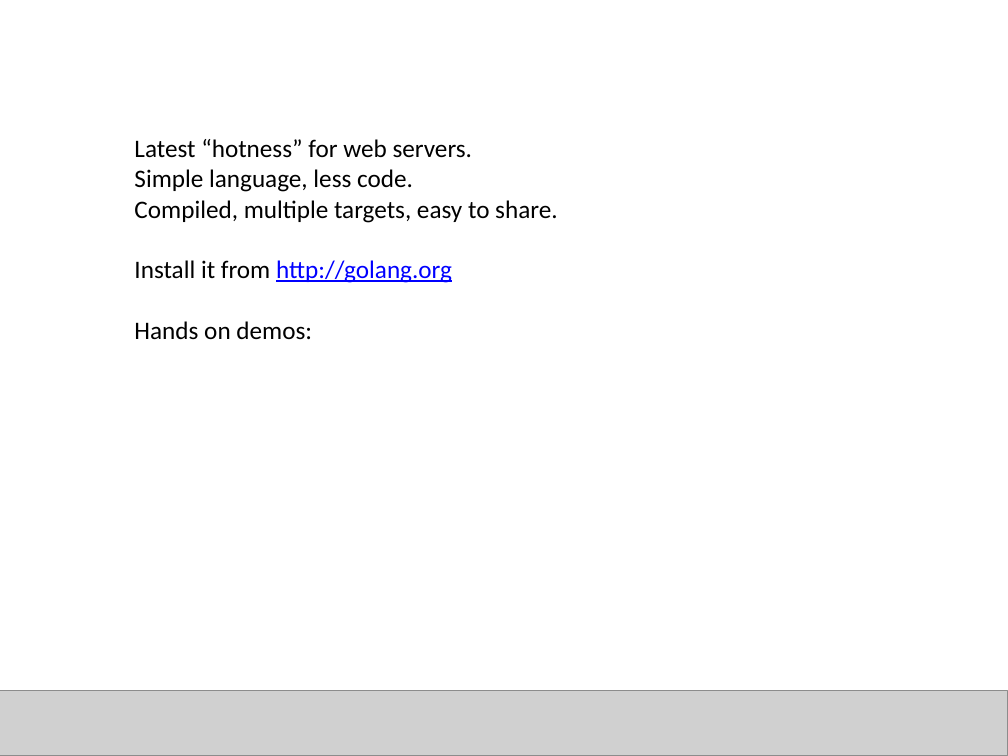
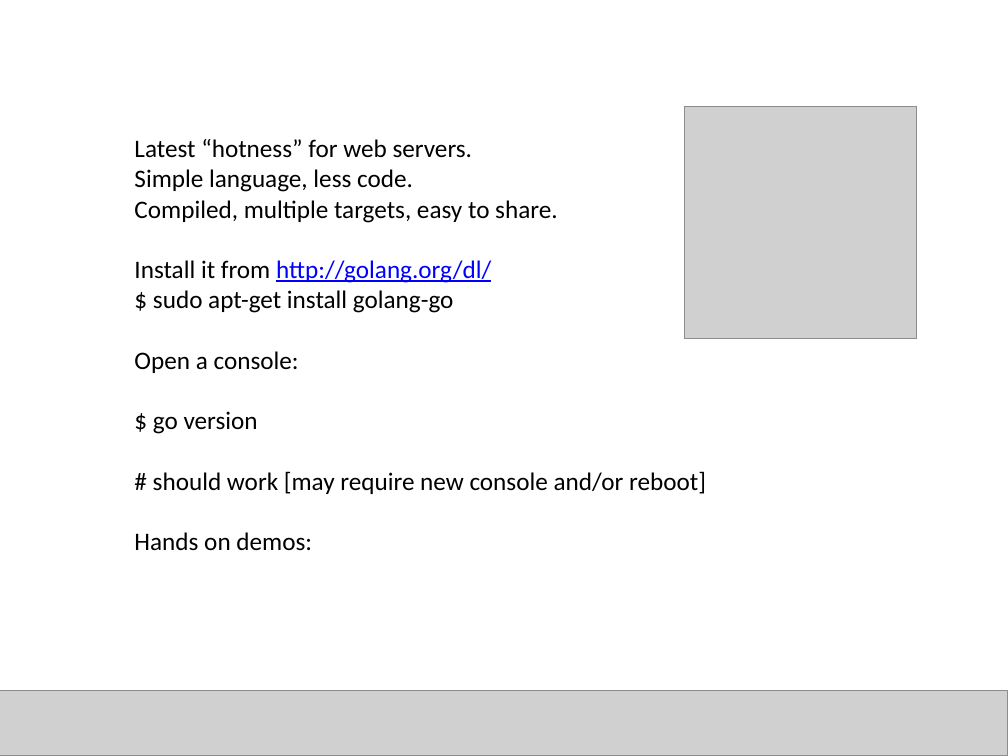
Before and after one commit to rdp/go_presentation_files, a slide deck: slide 3 of go presentation.pptx. Drawn at 1008x756 pixels with LibreOffice and Linux fonts; fonts in the diff are those of the drawing; grey boxes stand for pictures. Boxes give left, top, right and bottom in pixels: in the first picture for what was removed or moved away, otherwise in the second. Text is boxed around its words. In the diff, an @@ line names an element or a change of style, - is before the commit and + after.

```diff
--- a/go presentation.pptx
+++ b/go presentation.pptx
@@ picture added at <box>684,107,916,339</box> @@
@@ text at <box>134,260,706,494</box>: text changed; text colour #0000FF to #000000 @@
-Install it from http://golang.org
+Install it from http://golang.org/dl/
+$ sudo apt-get install golang-go
+Open a console:
+$ go version
+# should work [may require new console and/or reboot]
```
Also in this commit, not shown: 6 other files.
